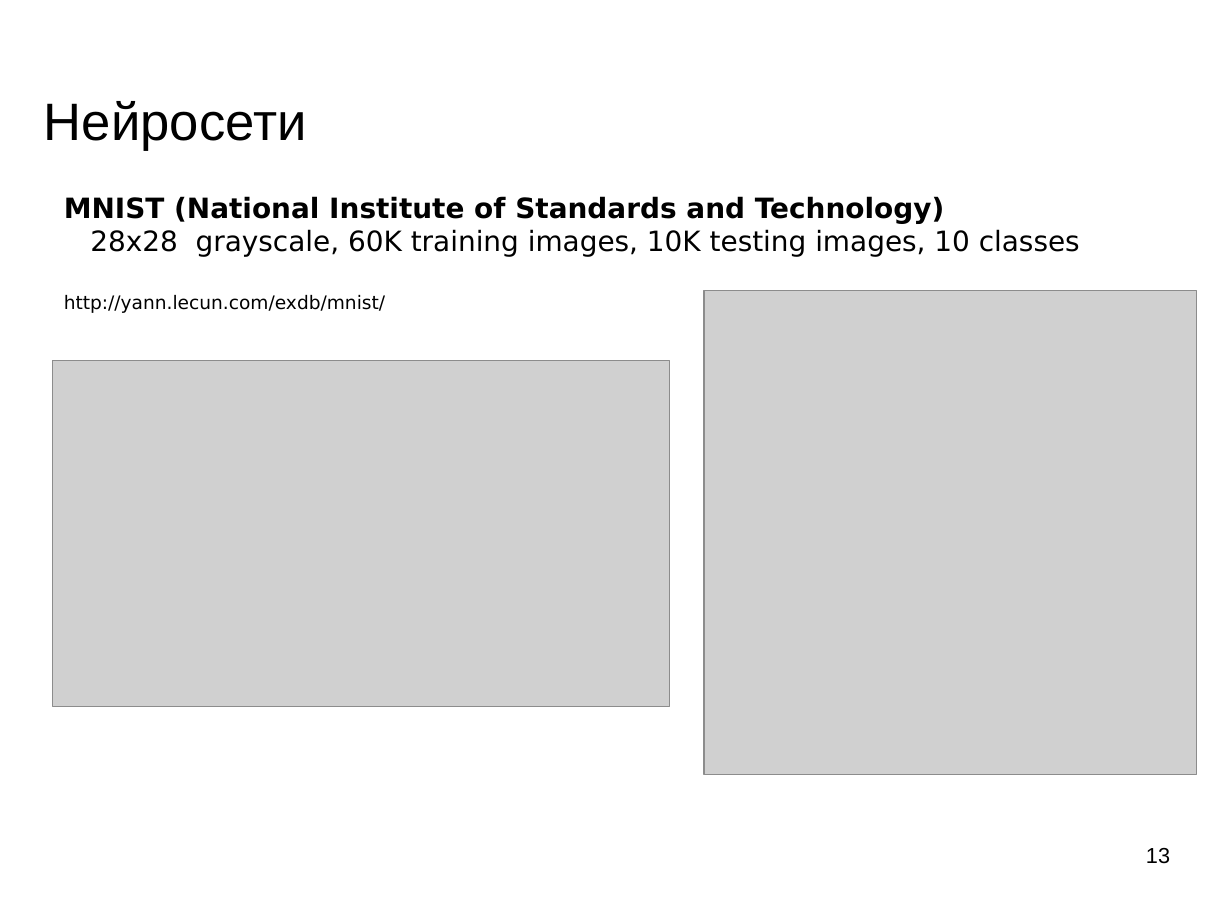
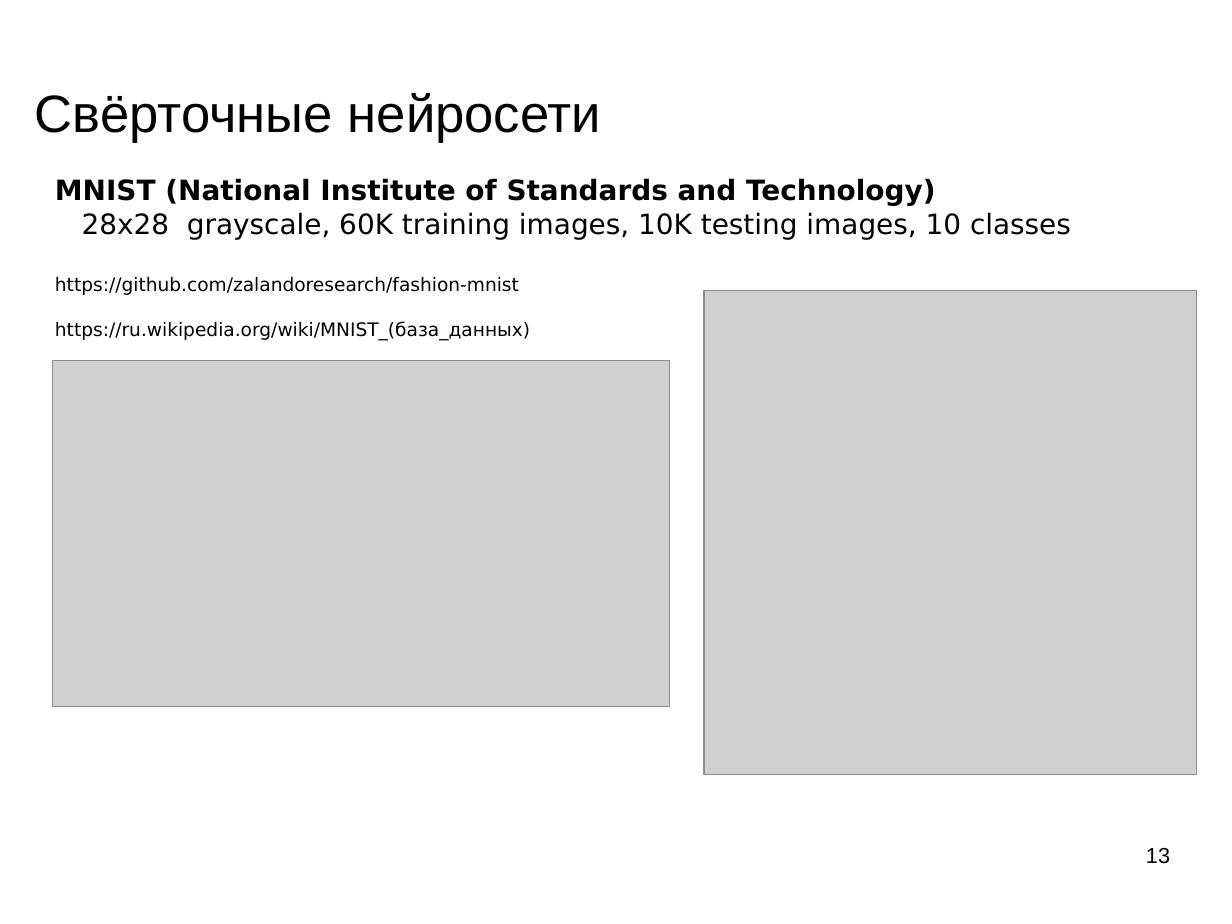
Before and after one commit to mechanoid5/ml_lectorium_legacy, a slide deck: slide 13 of 23-convnet.odp. Drawn at 1232x924 pixels with LibreOffice and Linux fonts; fonts in the diff are those of the drawing; grey boxes stand for pictures; background and template pictures are left out. Boxes give left, top, right and bottom in pixels: in the first picture for what was removed or moved away, otherwise in the second. Text is boxed around its words. In the diff, an @@ line names an element or a change of style, - is before the commit and + after.

```diff
--- a/23-convnet.odp
+++ b/23-convnet.odp
@@ title at [34,93,602,143]: text changed @@
-Нейросети
+Свёрточные нейросети
@@ text "MNIST (National Institute of Standards ...": place and size @@
-text "MNIST (National Institute of Standards ..." at [64,196,1080,313]
+text "MNIST (National Institute of Standards ..." at [55,178,1071,341]
@@ text at [55,277,530,341]: text changed @@
-http://yann.lecun.com/exdb/mnist/
+https://github.com/zalandoresearch/fashion-mnist
+https://ru.wikipedia.org/wiki/MNIST_(база_данных)
```
Also in this commit, not shown: 15 other slides changed, 1 slide removed, 50 other files.
